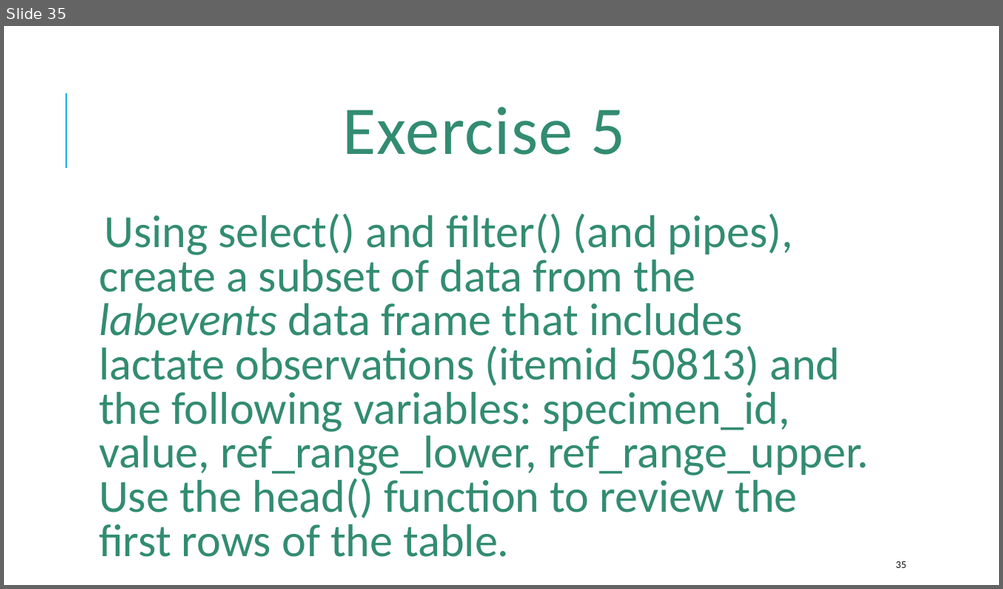
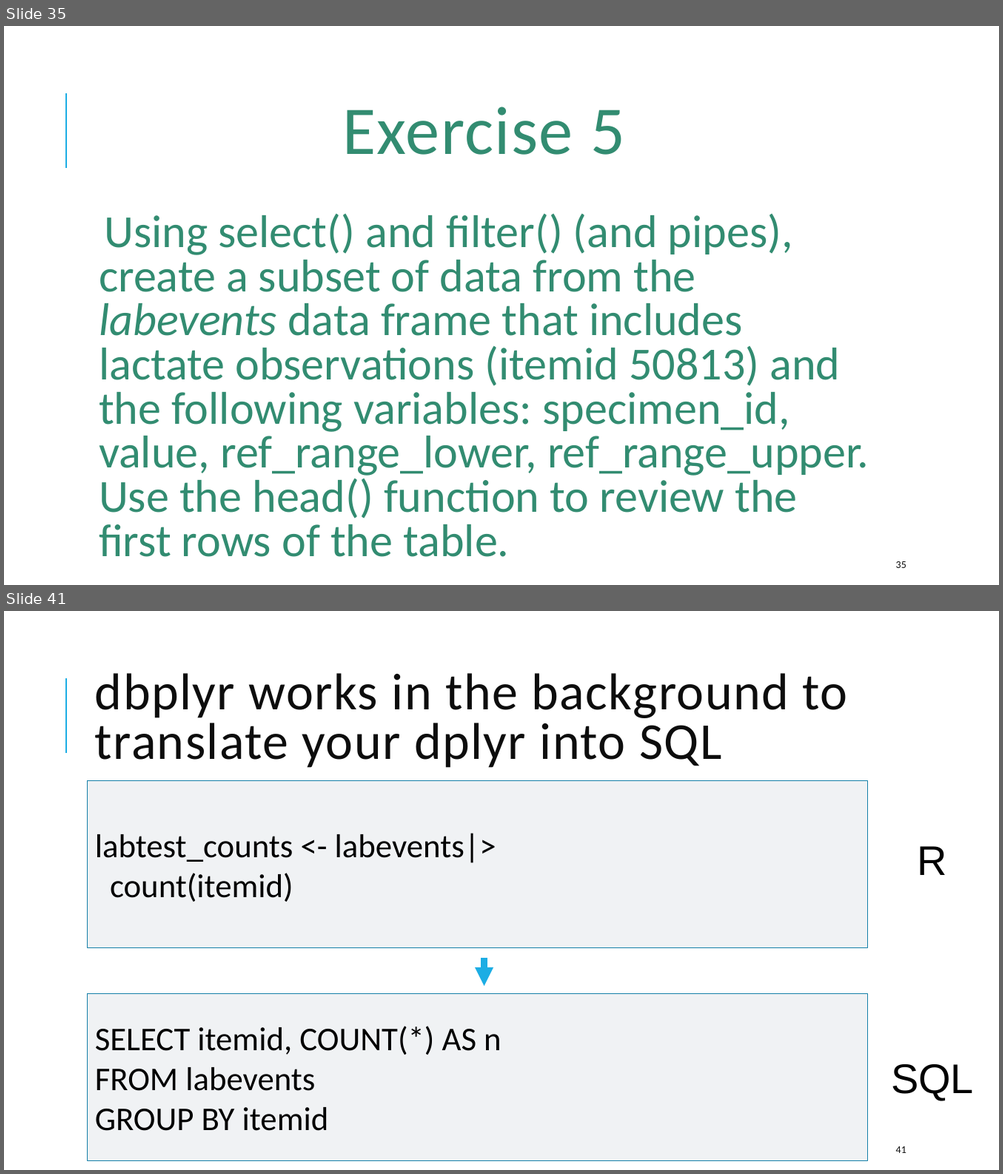
Before and after one commit to amromeo/api_r_int_db_24, a slide deck: presentations/02 - Databases with R.pptx. Shown one above the other, each under a label of ours: slide 35 before the commit, slides 35 and 41 after it; the slides between them are not shown. The pictures are 1003x589 and 1003x1174 pixels, drawn with LibreOffice and Linux fonts; fonts in the diff are those of the drawing. Boxes give left, top, right and bottom in pixels: in the first picture for what was removed or moved away, otherwise in the second. Text is boxed around its words. In the diff, an @@ line names an element or a change of style, - is before the commit and + after.

```diff
--- a/presentations/02 - Databases with R.pptx
+++ b/presentations/02 - Databases with R.pptx
@@ slide 41 added at (x1=4, y1=611, x2=999, y2=1170), background #FFFFFF; not listed: 1 template element that a slide beside it also shows @@
@@ title added at (x1=95, y1=673, x2=848, y2=768), 50 pt, text #0D0D0D @@
+dbplyr works in the background to translate your dplyr into SQL
@@ rectangle added at (x1=88, y1=781, x2=868, y2=948), fill #F0F2F4, outline #1580A9 0.75 pt, 32 pt, text #000000 @@
+labtest_counts <- labevents|>
+count(itemid)
@@ text added at (x1=917, y1=846, x2=947, y2=875), 40 pt, text #000000 @@
+R
@@ arrow added from (484, 958) to (484, 986), #1CADE4 6 pt @@
@@ rectangle added at (x1=88, y1=994, x2=868, y2=1162), fill #F0F2F4, outline #1580A9 0.75 pt, 32 pt, text #000000 @@
+SELECT itemid, COUNT(*) AS n
+FROM labevents
+GROUP BY itemid
@@ text added at (x1=891, y1=1065, x2=973, y2=1101), 40 pt, text #000000 @@
+SQL
@@ page number added at (x1=896, y1=1147, x2=906, y2=1153), 10 pt, text #0D0D0D @@
+41
```
Also in this commit, not shown: 3 slides changed, 8 other slides added, 1 slide removed, 1 other file.
